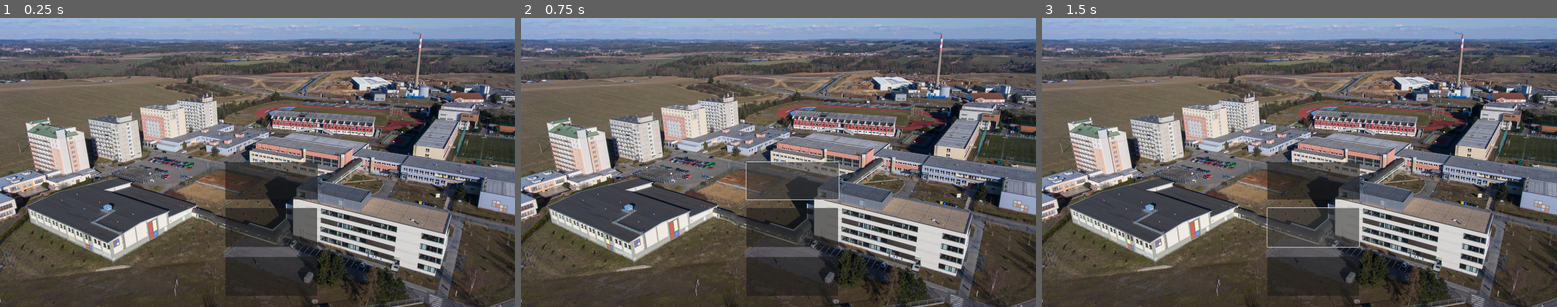
Above: before the commit, frames 1-3 (left to right).
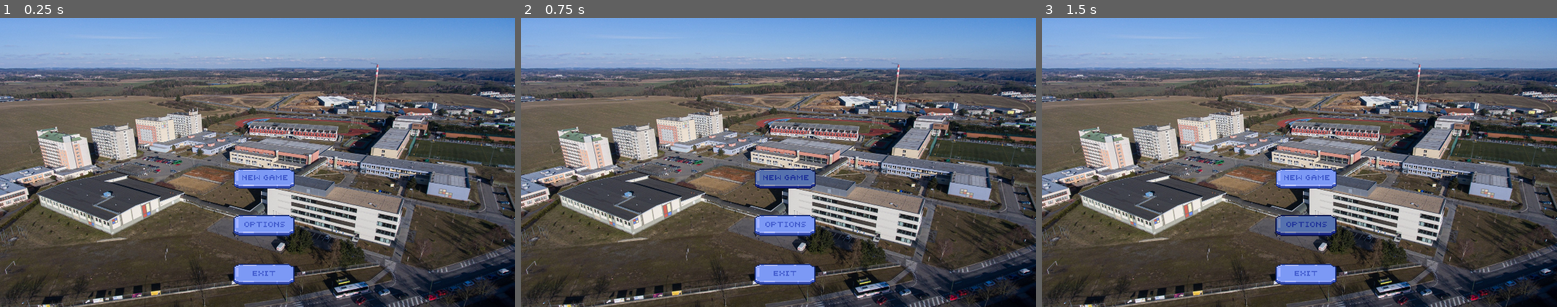
Above: after the commit, the same moments.

Repository: toluenesniffer/ITSTUDENTSIMULATOR
Game: Godot game, scene res://scenes/Mainscreen.tscn
Same seed, same stepped clock (60 frames per second), same inputs: the game is played once before the commit and once after it. The project has no main scene, so this scene is started directly.
Inputs (mouse positions are in pixels of both pictures, inside the frame that each line leads up to; where the layout moved, square brackets give the same spot in the first picture):
- Up to frame 1 (0.25 s): no input
- Up to frame 2 (0.75 s): click (783, 176) [793, 179] at 0.5 s
- Up to frame 3 (1.5 s): click (1314, 226) at 1.27 s

The runs differ from the first frame. In frame 1, 71% of the frame differs, in the area x 0-100%, y 0-100%; in frame 2, 71%; in frame 3, 71%.

Commit message:
textury tlacitek

Diff:
--- a/it-student-simulator/scenes/Mainscreen.tscn
+++ b/it-student-simulator/scenes/Mainscreen.tscn
@@ -1,9 +1,52 @@
-[gd_scene load_steps=5 format=3 uid="uid://dw2f25f71teqv"]
+[gd_scene load_steps=24 format=3 uid="uid://dw2f25f71teqv"]
 
 [ext_resource type="Texture2D" uid="uid://c1c6qv63ddrgw" path="res://scenes/spst.jpg" id="1_lsu5y"]
 [ext_resource type="Texture2D" uid="uid://erc0a8jc5naj" path="res://buttons/newgame.png" id="2_3fdka"]
+[ext_resource type="Texture2D" uid="uid://lp01c2qoruue" path="res://buttons/newgame_clicked.png" id="3_et1ur"]
 [ext_resource type="Texture2D" uid="uid://cr0hdr2yhcs38" path="res://buttons/options.png" id="3_p474w"]
+[ext_resource type="Texture2D" uid="uid://dujxlu1an2m1q" path="res://buttons/options_clicked.png" id="4_7s3bu"]
 [ext_resource type="Texture2D" uid="uid://dasxhs0o4tqir" path="res://buttons/exit.png" id="4_w7agt"]
+[ext_resource type="Script" uid="uid://drdwl0jsblfcy" path="res://scenes/buttonExit.gd" id="5_3fdka"]
+[ext_resource type="Texture2D" uid="uid://dtb4ovu2bq1de" path="res://buttons/options_focus.png" id="5_nrmxw"]
+[ext_resource type="Texture2D" uid="uid://dcldq6s8buo3g" path="res://buttons/newgame_focus.png" id="5_p474w"]
+[ext_resource type="Texture2D" uid="uid://dda66c471enw" path="res://buttons/exit_clicked.png" id="5_w7agt"]
+[ext_resource type="Texture2D" uid="uid://o5l4osml71h4" path="res://buttons/exit_focus.png" id="6_2au6h"]
+
+[sub_resource type="StyleBoxTexture" id="StyleBoxTexture_lsu5y"]
+texture = ExtResource("2_3fdka")
+
+[sub_resource type="StyleBoxTexture" id="StyleBoxTexture_okyki"]
+texture = ExtResource("3_et1ur")
+
+[sub_resource type="StyleBoxTexture" id="StyleBoxTexture_dpbdj"]
+texture = ExtResource("5_p474w")
+
+[sub_resource type="StyleBoxTexture" id="StyleBoxTexture_cecy0"]
+texture = ExtResource("3_et1ur")
+
+[sub_resource type="StyleBoxTexture" id="StyleBoxTexture_3fdka"]
+texture = ExtResource("3_p474w")
+
+[sub_resource type="StyleBoxTexture" id="StyleBoxTexture_et1ur"]
+texture = ExtResource("4_7s3bu")
+
+[sub_resource type="StyleBoxTexture" id="StyleBoxTexture_opqb1"]
+texture = ExtResource("5_nrmxw")
+
+[sub_resource type="StyleBoxTexture" id="StyleBoxTexture_r002v"]
+texture = ExtResource("4_7s3bu")
+
+[sub_resource type="StyleBoxTexture" id="StyleBoxTexture_p474w"]
+texture = ExtResource("4_w7agt")
+
+[sub_resource type="StyleBoxTexture" id="StyleBoxTexture_7s3bu"]
+texture = ExtResource("5_w7agt")
+
+[sub_resource type="StyleBoxTexture" id="StyleBoxTexture_nrmxw"]
+texture = ExtResource("6_2au6h")
+
+[sub_resource type="StyleBoxTexture" id="StyleBoxTexture_2au6h"]
+texture = ExtResource("5_w7agt")
 
 [node name="Mainscreen" type="Control"]
 layout_mode = 3
@@ -13,46 +56,43 @@
 grow_horizontal = 2
 grow_vertical = 2
 
-[node name="Node2D" type="Node2D" parent="."]
-
 [node name="Spst" type="Sprite2D" parent="."]
-position = Vector2(1056, 552)
-scale = Vector2(1.1671875, 1.2179166)
+position = Vector2(965.00006, 541.5)
+scale = Vector2(1.0072917, 0.91416657)
 texture = ExtResource("1_lsu5y")
 
-[node name="Button" type="Button" parent="Spst"]
-offset_left = -185.06023
-offset_top = -11.495041
-offset_right = 109.66542
-offset_bottom = 102.63426
+[node name="Button" type="Button" parent="."]
+layout_mode = 0
+offset_left = 840.0
+offset_top = 538.0
+offset_right = 1134.7256
+offset_bottom = 652.1293
+theme_override_styles/normal = SubResource("StyleBoxTexture_lsu5y")
+theme_override_styles/pressed = SubResource("StyleBoxTexture_okyki")
+theme_override_styles/hover = SubResource("StyleBoxTexture_dpbdj")
+theme_override_styles/focus = SubResource("StyleBoxTexture_cecy0")
 
-[node name="Newgame" type="Sprite2D" parent="Spst"]
-visible = false
-position = Vector2(-25.702831, 32.021877)
-scale = Vector2(0.33290276, 0.33513993)
-texture = ExtResource("2_3fdka")
+[node name="Button2" type="Button" parent="."]
+layout_mode = 0
+offset_left = 840.0
+offset_top = 710.0
+offset_right = 1133.0121
+offset_bottom = 829.0558
+theme_override_styles/normal = SubResource("StyleBoxTexture_3fdka")
+theme_override_styles/pressed = SubResource("StyleBoxTexture_et1ur")
+theme_override_styles/hover = SubResource("StyleBoxTexture_opqb1")
+theme_override_styles/focus = SubResource("StyleBoxTexture_r002v")
 
-[node name="Button2" type="Button" parent="Spst"]
-offset_left = -185.06026
-offset_top = 129.72972
-offset_right = 107.95183
-offset_bottom = 248.78548
+[node name="Button3" type="Button" parent="."]
+layout_mode = 0
+offset_left = 840.0
+offset_top = 893.0
+offset_right = 1133.0121
+offset_bottom = 1012.0557
+theme_override_styles/normal = SubResource("StyleBoxTexture_p474w")
+theme_override_styles/pressed = SubResource("StyleBoxTexture_7s3bu")
+theme_override_styles/hover = SubResource("StyleBoxTexture_nrmxw")
+theme_override_styles/focus = SubResource("StyleBoxTexture_2au6h")
+script = ExtResource("5_3fdka")
 
-[node name="Button2" type="Button" parent="Spst/Button2"]
-layout_mode = 0
-offset_left = -1.5258789e-05
-offset_top = 150.25658
-offset_right = 293.0121
-offset_bottom = 269.31232
-
-[node name="Options" type="Sprite2D" parent="Spst"]
-visible = false
-position = Vector2(-28.273098, 184.74171)
-scale = Vector2(0.43769467, 0.4499859)
-texture = ExtResource("3_p474w")
-
-[node name="Exit" type="Sprite2D" parent="Spst"]
-visible = false
-position = Vector2(-28.679235, 334.04654)
-scale = Vector2(0.43750378, 0.4412041)
-texture = ExtResource("4_w7agt")
+[connection signal="pressed" from="Button3" to="Button3" method="_on_pressed"]
--- /dev/null
+++ b/it-student-simulator/scenes/buttonExit.gd
@@ -0,0 +1,6 @@
+extends Button
+
+
+
+func _on_pressed() -> void:
+	get_tree().quit() # Replace with function body.
Binary file added: it-student-simulator/buttons/exit_clicked.png
Not shown, added: it-student-simulator/buttons/exit_clicked.png.import
Binary file added: it-student-simulator/buttons/exit_focus.png
Not shown, added: it-student-simulator/buttons/exit_focus.png.import
Binary file added: it-student-simulator/buttons/newgame_clicked.png
Not shown, added: it-student-simulator/buttons/newgame_clicked.png.import
Binary file added: it-student-simulator/buttons/newgame_focus.png
Not shown, added: it-student-simulator/buttons/newgame_focus.png.import
Binary file added: it-student-simulator/buttons/options_clicked.png
Not shown, added: it-student-simulator/buttons/options_clicked.png.import
Binary file added: it-student-simulator/buttons/options_focus.png
Not shown, added: it-student-simulator/buttons/options_focus.png.import
(and 1 more such lines)
